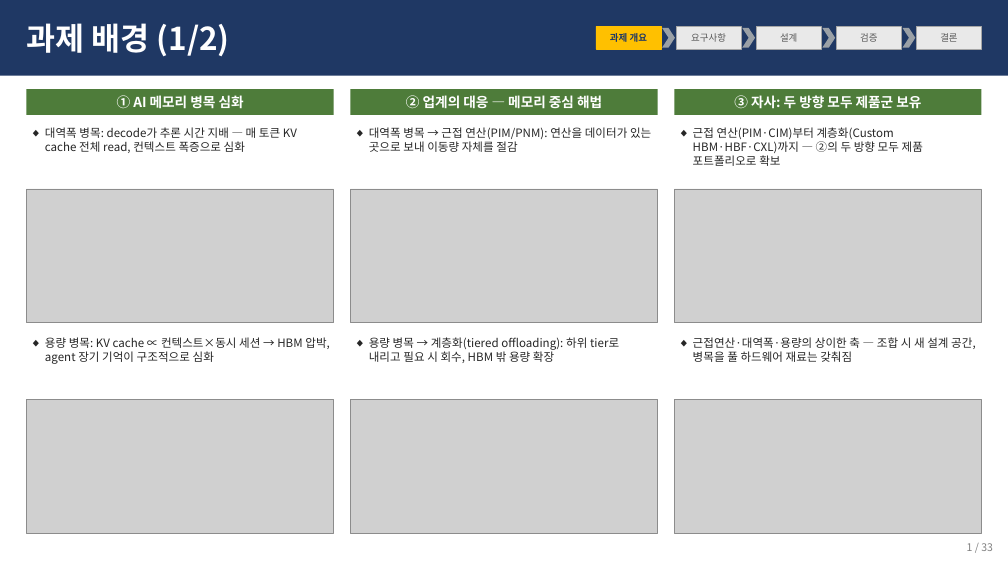
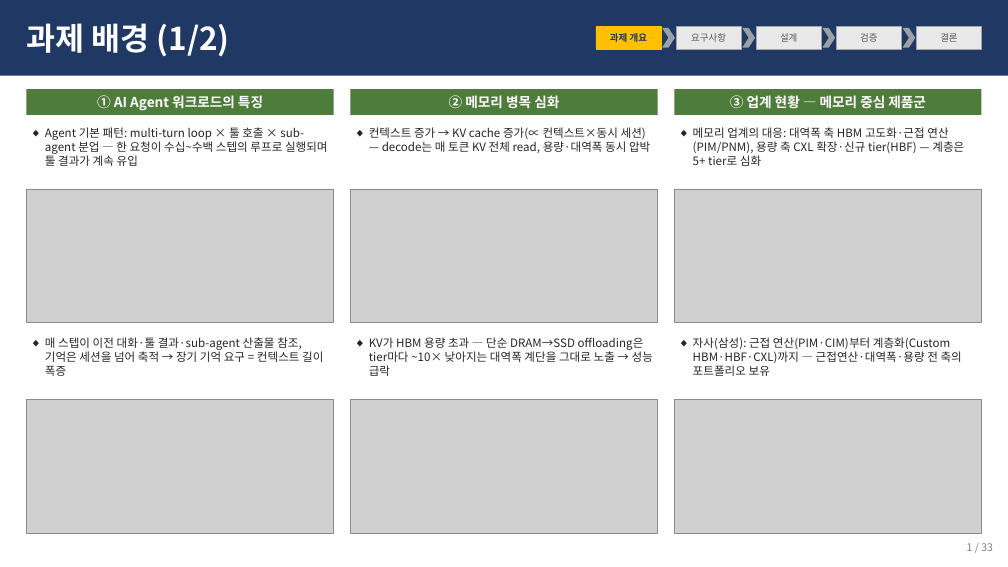
Before and after one commit to mkim0628/architect, a slide deck: slide 1 of docs/mcr_background_2p.pptx. Drawn at 1008x567 pixels with LibreOffice and Linux fonts; fonts in the diff are those of the drawing; grey boxes stand for pictures. Boxes give left, top, right and bottom in pixels: in the first picture for what was removed or moved away, otherwise in the second. Text is boxed around its words. In the diff, an @@ line names an element or a change of style, - is before the commit and + after.

```diff
--- a/docs/mcr_background_2p.pptx
+++ b/docs/mcr_background_2p.pptx
@@ text at [97, 95, 263, 111]: text changed @@
-① AI 메모리 병목 심화
+① AI Agent 워크로드의 특징
@@ text at [449, 95, 559, 109]: text changed @@
-② 업계의 대응 — 메모리 중심 해법
+② 메모리 병목 심화
@@ text at [730, 95, 926, 109]: text changed @@
-③ 자사: 두 방향 모두 제품군 보유
+③ 업계 현황 — 메모리 중심 제품군
@@ text at [45, 127, 328, 166]: text changed @@
-◆ 대역폭 병목: decode가 추론 시간 지배 — 매 토큰 KV cache 전체 read, 컨텍스트 폭증으로 심화
+◆ Agent 기본 패턴: multi-turn loop × 툴 호출 × sub-agent 분업 — 한 요청이 수십~수백 스텝의 루프로 실행되며 툴 결과가 계속 유입
@@ text at [369, 127, 650, 153]: text changed @@
-◆ 대역폭 병목 → 근접 연산(PIM/PNM): 연산을 데이터가 있는 곳으로 보내 이동량 자체를 절감
+◆ 컨텍스트 증가 → KV cache 증가(∝ 컨텍스트×동시 세션) — decode는 매 토큰 KV 전체 read, 용량·대역폭 동시 압박
@@ text at [693, 127, 964, 166]: text changed @@
-◆ 근접 연산(PIM·CIM)부터 계층화(Custom HBM·HBF·CXL)까지 — ②의 두 방향 모두 제품 포트폴리오로 확보
+◆ 메모리 업계의 대응: 대역폭 축 HBM 고도화·근접 연산(PIM/PNM), 용량 축 CXL 확장·신규 tier(HBF) — 계층은 5+ tier로 심화
@@ text at [45, 337, 323, 376]: text changed @@
-◆ 용량 병목: KV cache ∝ 컨텍스트×동시 세션 → HBM 압박, agent 장기 기억이 구조적으로 심화
+◆ 매 스텝이 이전 대화·툴 결과·sub-agent 산출물 참조, 기억은 세션을 넘어 축적 → 장기 기억 요구 = 컨텍스트 길이 폭증
@@ text at [369, 337, 653, 376]: text changed @@
-◆ 용량 병목 → 계층화(tiered offloading): 하위 tier로 내리고 필요 시 회수, HBM 밖 용량 확장
+◆ KV가 HBM 용량 초과 — 단순 DRAM→SSD offloading은 tier마다 ~10× 낮아지는 대역폭 계단을 그대로 노출 → 성능 급락
@@ text at [693, 337, 962, 376]: text changed @@
-◆ 근접연산·대역폭·용량의 상이한 축 — 조합 시 새 설계 공간, 병목을 풀 하드웨어 재료는 갖춰짐
+◆ 자사(삼성): 근접 연산(PIM·CIM)부터 계층화(Custom HBM·HBF·CXL)까지 — 근접연산·대역폭·용량 전 축의 포트폴리오 보유
```
Also in this commit, not shown: 6 other files.
